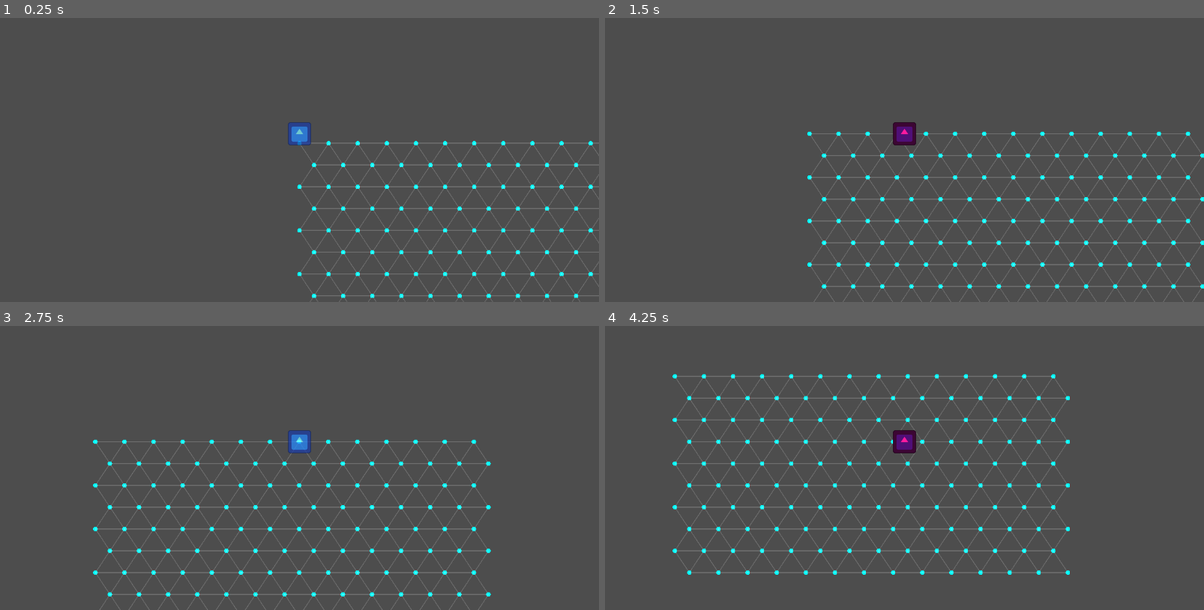
Above: before the commit, frames 1-4 (two rows, left to right).
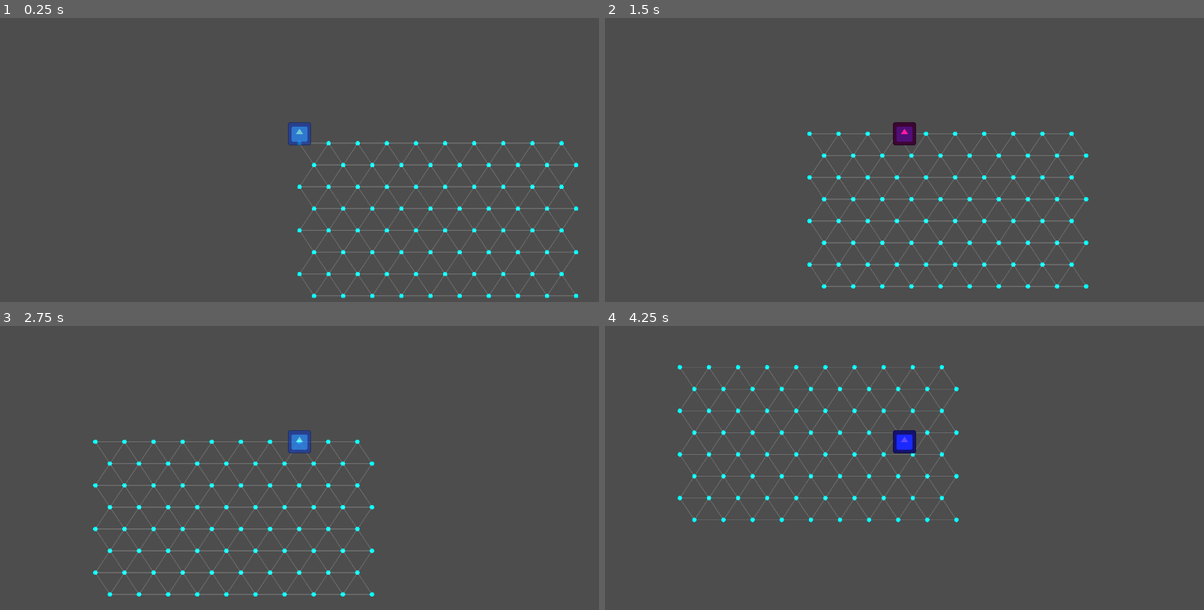
Above: after the commit, the same moments.

Repository: pieeks/NewGameRepo
Game: Godot game, scene res://scene/fight/testFigth.tscn
Same seed, same stepped clock (60 frames per second), same inputs: the game is played once before the commit and once after it. This scene is started directly instead of the project's main scene. The engine's default icon, where the game draws it, is replaced by a stand-in: a white triangle on a blue panel in a dark square.
Inputs (mouse positions are in pixels of both pictures, inside the frame that each line leads up to):
- Up to frame 1 (0.25 s): no input
- Up to frame 2 (1.5 s): tap Enter at 0.5 s; move the mouse to (1036, 117) at 0.52 s; hold D (move_right) 0.53-1.28 s; click (1036, 117) at 0.6 s; move the mouse to (784, 151) at 1.27 s; hold S (move_down) from 1.28 s (still down); click (784, 151) at 1.35 s
- Up to frame 3 (2.75 s): move the mouse to (359, 368) at 2.02 s; release S (move_down) at 2.03 s; hold D (move_right) from 2.03 s (still down); click (359, 368) at 2.1 s
- Up to frame 4 (4.25 s): move the mouse to (874, 507) at 2.77 s; release D (move_right) at 2.78 s; hold W (move_up) 2.78-3.53 s; click (874, 507) at 2.85 s; move the mouse to (1084, 493) at 3.52 s; hold A (move_left) from 3.53 s (still down); click (1084, 493) at 3.6 s

The runs differ from the first frame. In frame 1, 0.2% of the frame differs, in the area x 51-100%, y 43-100%; in frame 2, 1.2%; in frame 3, 1.2%; in frame 4, 6.2%, in the area x 11-78%, y 13-88%.

Commit message:
Edit height and width

Diff:
--- a/scene/fight/testFigth.tscn
+++ b/scene/fight/testFigth.tscn
@@ -8,8 +8,6 @@
 script = ExtResource("1_c4l5w")
 
 [node name="GridManager" parent="." unique_id=2075479075 instance=ExtResource("2_c4l5w")]
-width = 14
-height = 10
 
 [node name="1" parent="." unique_id=2123511907 instance=ExtResource("1_6jvsk")]
 movement_type = 2
